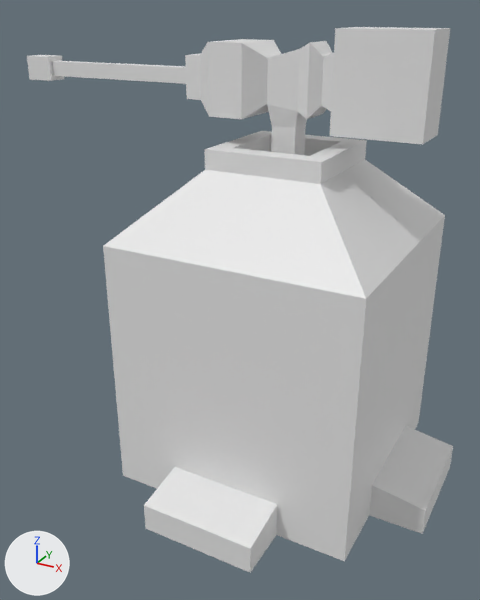
Renders of the Blender file Assets/Models/tower_basic.blend from each side of a commit.
Both versions are drawn from a 50 mm lens placed at (2.1, -4.56, 4.02), pointed at (-0.36, -0.09, 1.78). The axes (+X, +Y, +Z) are drawn at lower left. The lights are the same throughout.
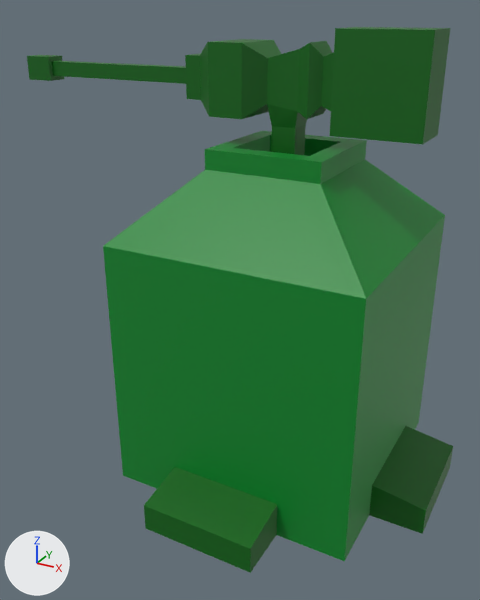
Commit message: Add towers images

Where the change shows, as pixel boxes [x1, y1, x2, y2] in the pictures (480 x 600 px):
'Cube', recoloured (white to green): [103, 131, 445, 561] in both
'Cube.001', recoloured (white to green): [27, 27, 450, 155] in both
'Cube.002', recoloured (white to green): [144, 467, 277, 573] in both
'Cube.003', recoloured (white to green): [369, 426, 453, 534] in both

The change, as a list of edits to the scene's bpy script:
```text
Change mat_material:
    mat_material.base_color: (0.8, 0.8, 0.8) -> (0.0, 0.242, 0.0246)  # white #e7e7e7 -> green #00872b
Add mat_material_001:
    mat_material_001 = principled_material('Material.001')
    mat_material_001.base_color = (0.0, 0.128, 0.00436)  # dark green #00640e
Change me_cube_001:
    where me_cube_001.from_pydata(...)  # 68 vertices, 66 faces; spans x -26.4..11.1, y -2.7..2.7, z -2.6..8.2
    add me_cube_001.materials.append(mat_material_001)  # dark green #00640e
Change me_cube_003:
    where me_cube_003.from_pydata(...)  # 8 vertices, 5 faces; spans x -1.0..1.0, y 0.0..1.0, z -1.0..1.0
    add me_cube_003.materials.append(mat_material_001)  # dark green #00640e
Change me_cube_004:
    where me_cube_004.from_pydata(...)  # 8 vertices, 5 faces; spans x -1.0..1.0, y 0.0..1.0, z -1.0..1.0
    add me_cube_004.materials.append(mat_material_001)  # dark green #00640e
```
